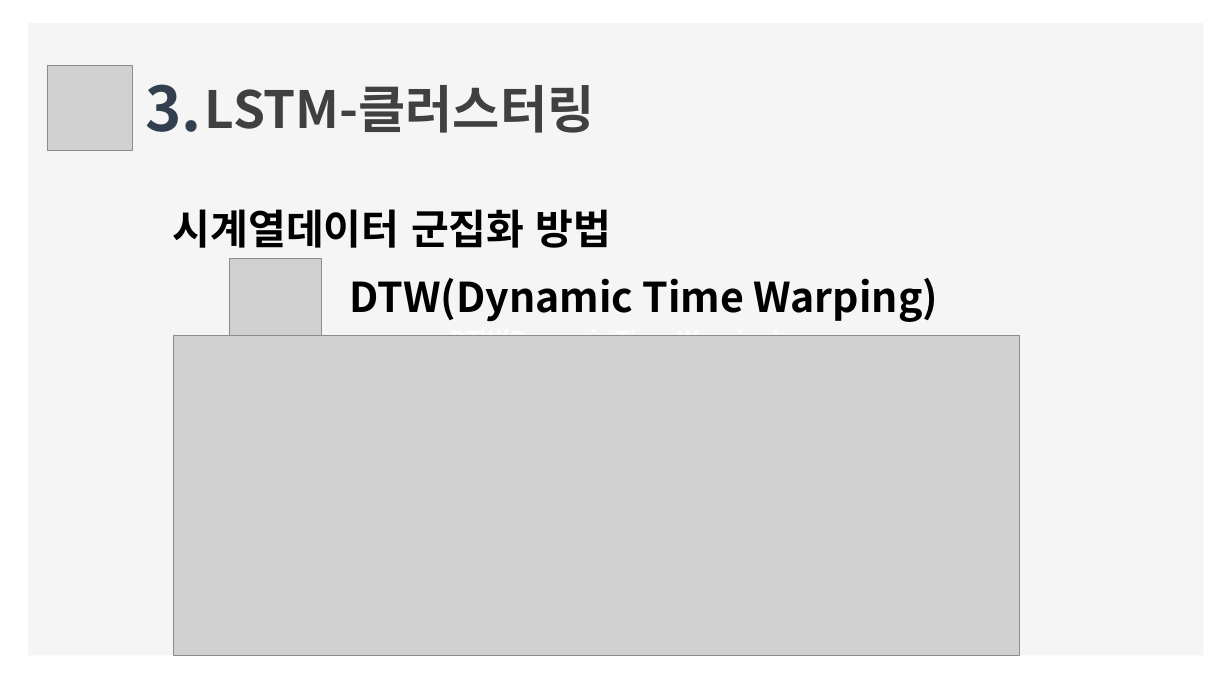
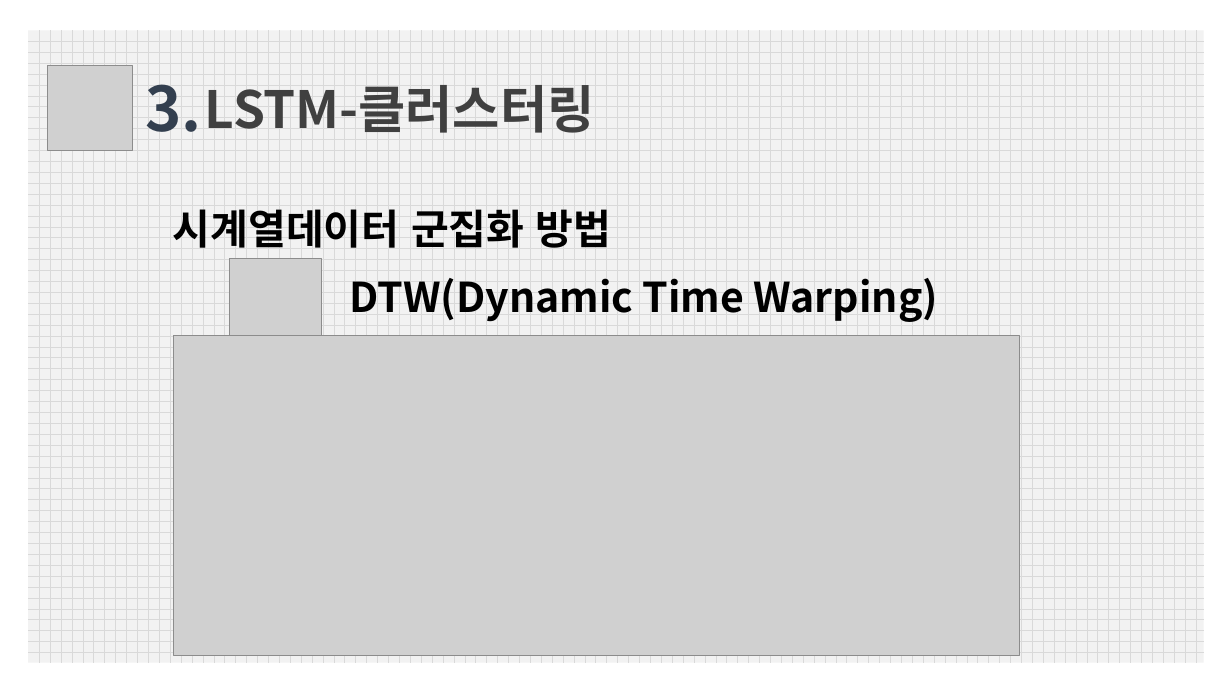
Before and after one commit to squirrelabbit/TIL, a slide deck: slide 12 of 퐈날프로젝트/경기도 부동산프로젝트.pptx. Drawn at 1232x693 pixels with LibreOffice and Linux fonts; fonts in the diff are those of the drawing; grey boxes stand for pictures. Boxes give left, top, right and bottom in pixels: in the first picture for what was removed or moved away, otherwise in the second. Text is boxed around its words. In the diff, an @@ line names an element or a change of style, - is before the commit and + after.

```diff
--- a/퐈날프로젝트/경기도 부동산프로젝트.pptx
+++ b/퐈날프로젝트/경기도 부동산프로젝트.pptx
@@ rectangle: place and size @@
-rectangle at box(29, 23, 1204, 655)
+rectangle at box(29, 30, 1204, 663)
@@ rectangle at box(29, 30, 1204, 663): fill #F2F2F2 at 70% opacity to pattern #D9D9D9 on #F2F2F2 @@
@@ text in rectangle at box(450, 329, 782, 336): text removed @@
-DTW(Dynamic Time Warping)
```
Also in this commit, not shown: 16 other slides changed, 5 slides added, 7 slides removed, 14 other files.
